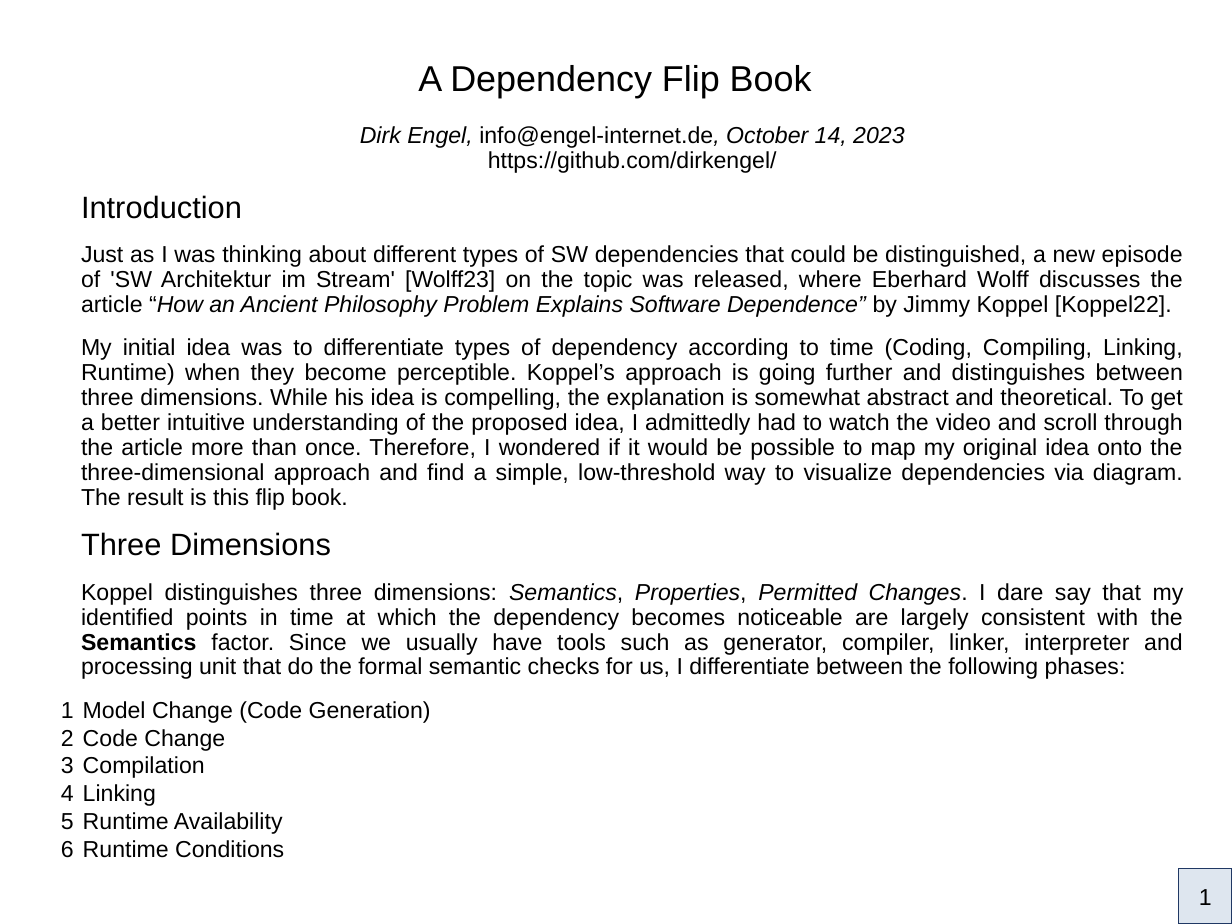
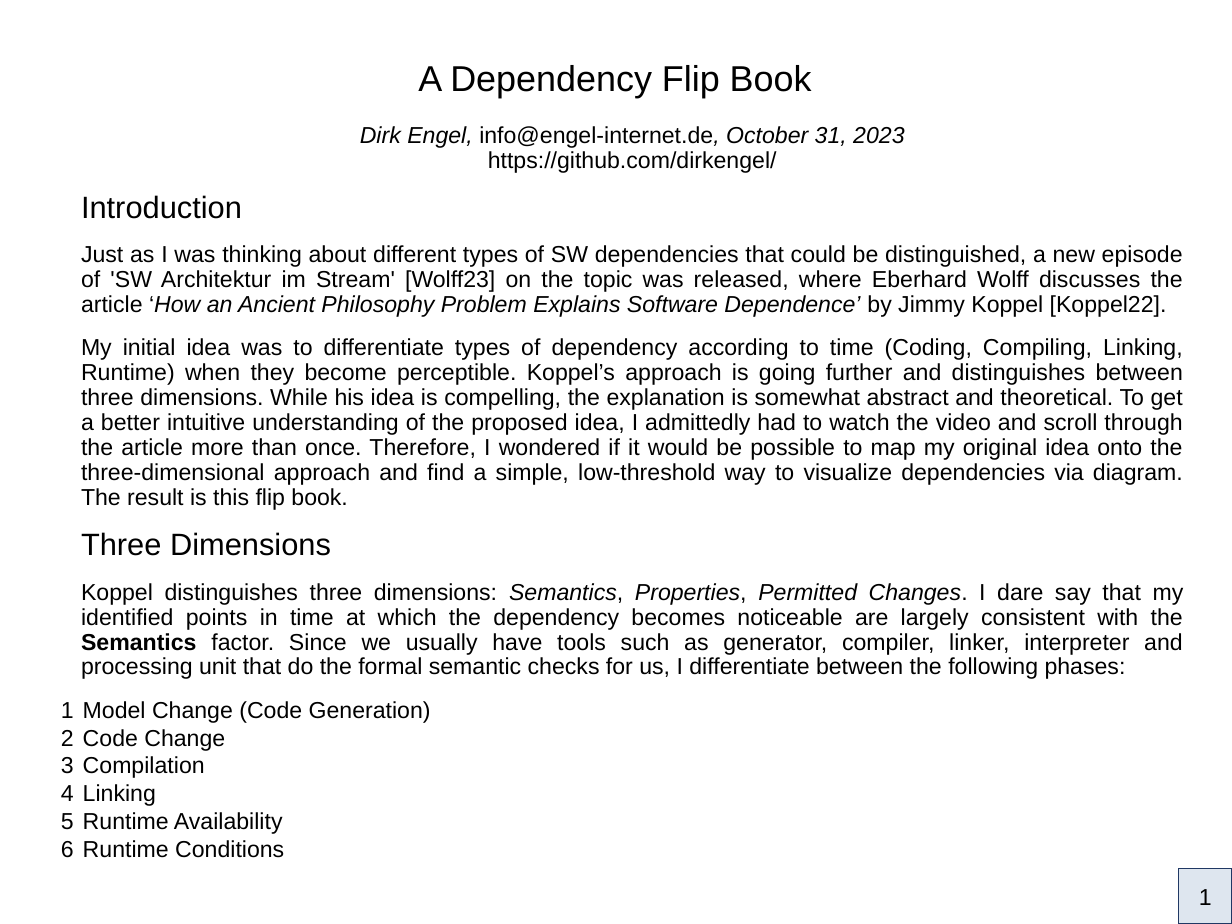
Before and after one commit to dirkengel/articles, a slide deck: slide 1 of ADependencyFlipBook.odp. Drawn at 1232x924 pixels with LibreOffice and Linux fonts; fonts in the diff are those of the drawing. Boxes give left, top, right and bottom in pixels: in the first picture for what was removed or moved away, otherwise in the second. Text is boxed around its words. In the diff, an @@ line names an element or a change of style, - is before the commit and + after.

```diff
--- a/ADependencyFlipBook.odp
+++ b/ADependencyFlipBook.odp
@@ text at [360,126,904,148]: text changed @@
-Dirk Engel, info@engel-internet.de, October 14, 2023
+Dirk Engel, info@engel-internet.de, October 31, 2023
@@ text at [81,245,1183,317]: text changed @@
-Just as I was thinking about different types of SW dependencies that could be distinguished, a new episode of 'SW Architektur im Stream' [Wolff23] on the topic was released, where Eberhard Wolff discusses the article “How an Ancient Philosophy Problem Explains Software Dependence” by Jimmy Koppel [Koppel22].
+Just as I was thinking about different types of SW dependencies that could be distinguished, a new episode of 'SW Architektur im Stream' [Wolff23] on the topic was released, where Eberhard Wolff discusses the article ‘How an Ancient Philosophy Problem Explains Software Dependence’ by Jimmy Koppel [Koppel22].
```
Also in this commit, not shown: 4 other slides changed, 1 other file.
